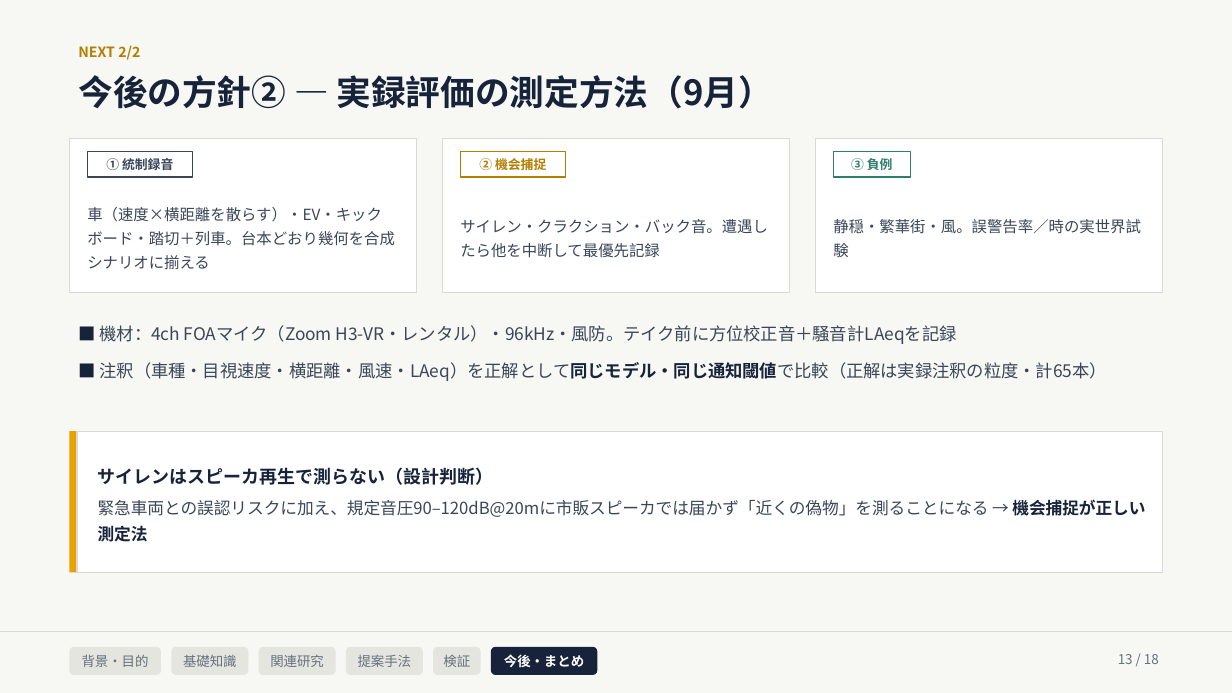
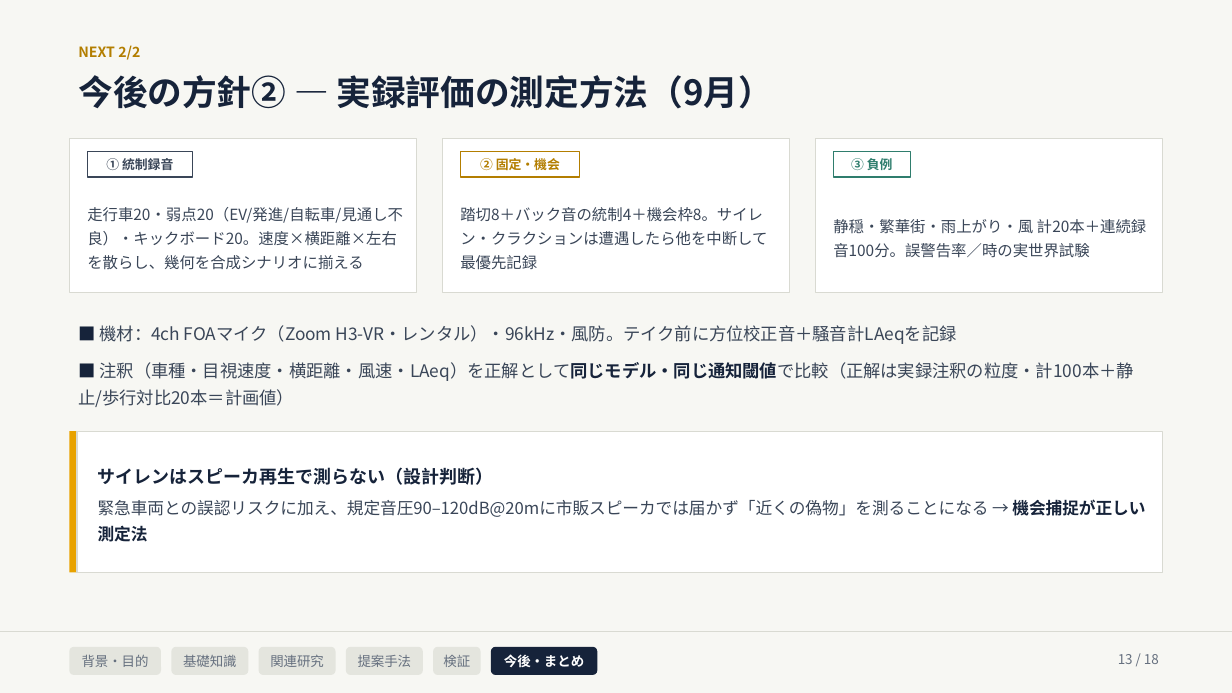
Before and after one commit to Noosdoo/outdoor-seld-sim, a slide deck: slide 13 of md/seminar/中間発表スライド_2026-08-10.pptx. Drawn at 1232x693 pixels with LibreOffice and Linux fonts; fonts in the diff are those of the drawing. Boxes give left, top, right and bottom in pixels: in the first picture for what was removed or moved away, otherwise in the second. Text is boxed around its words. In the diff, an @@ line names an element or a change of style, - is before the commit and + after.

```diff
--- a/md/seminar/中間発表スライド_2026-08-10.pptx
+++ b/md/seminar/中間発表スライド_2026-08-10.pptx
@@ rectangle "② 固定・機会": place and size @@
-rectangle "② 固定・機会" at (460,152,566,177)
+rectangle "② 固定・機会" at (460,152,579,177)
@@ text in rectangle at (480,158,560,171): text changed @@
-② 機会捕捉
+② 固定・機会
@@ text in rectangle at (87,207,403,269): text changed @@
-車（速度×横距離を散らす）・EV・キックボード・踏切＋列車。台本どおり幾何を合成シナリオに揃える
+走行車20・弱点20（EV/発進/自転車/見通し不良）・キックボード20。速度×横距離×左右を散らし、幾何を合成シナリオに揃える
@@ text in rectangle at (460,207,767,270): text changed @@
-サイレン・クラクション・バック音。遭遇したら他を中断して最優先記録
+踏切8＋バック音の統制4＋機会枠8。サイレン・クラクションは遭遇したら他を中断して最優先記録
@@ text in rectangle at (833,219,1147,258): text changed @@
-静穏・繁華街・風。誤警告率／時の実世界試験
+静穏・繁華街・雨上がり・風 計20本＋連続録音100分。誤警告率／時の実世界試験
@@ text at (78,362,1134,407): text changed @@
-■ 注釈（車種・目視速度・横距離・風速・LAeq）を正解として同じモデル・同じ通知閾値で比較（正解は実録注釈の粒度・計65本）
+■ 注釈（車種・目視速度・横距離・風速・LAeq）を正解として同じモデル・同じ通知閾値で比較（正解は実録注釈の粒度・計100本＋静止/歩行対比20本＝計画値）
```
Also in this commit, not shown: 2 other slides changed, 16 other files.
